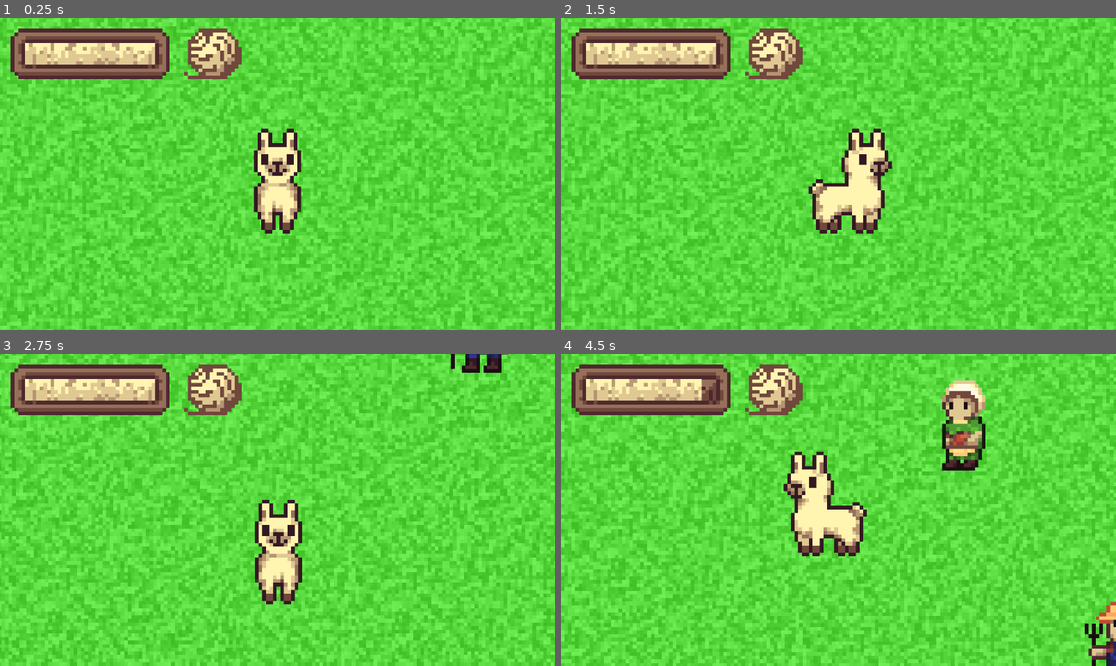
Above: before the commit, frames 1-4 (two rows, left to right).
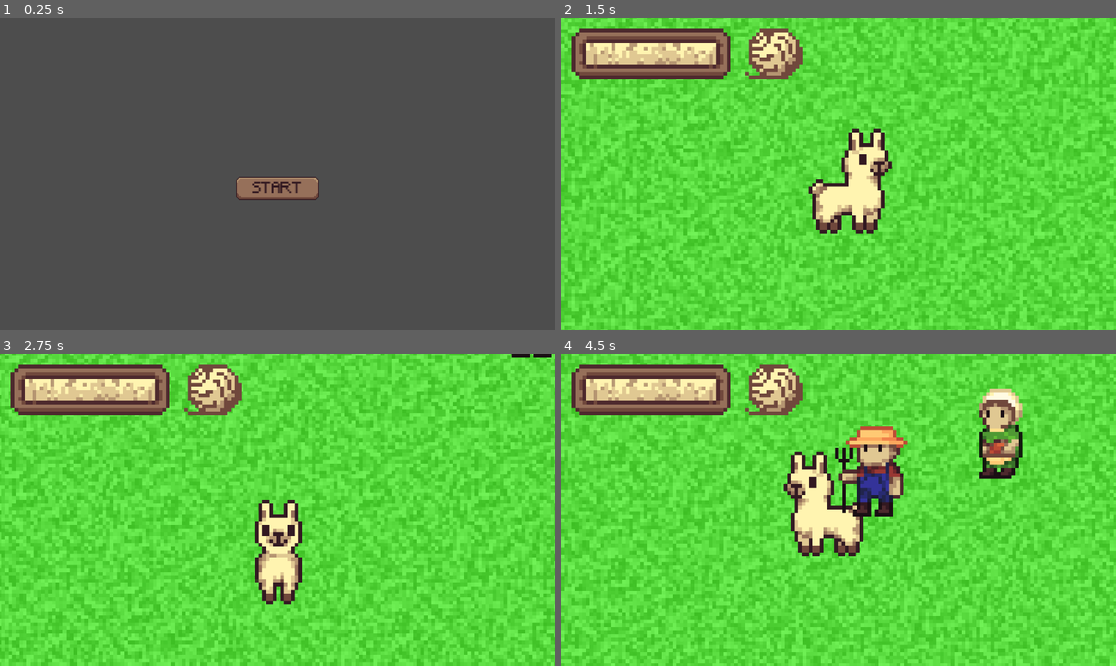
Above: after the commit, the same moments.

Repository: k4444th/Shear-Madness
Game: Godot game, scene res://scenes/startmenu.tscn
The game is run twice, just before and just after one commit, with the same random seed, the same clock (stepped at 60 frames per second) and the same inputs. Before the commit the project starts from res://scenes/main.tscn.
Inputs (mouse positions are in pixels of both pictures, inside the frame that each line leads up to):
- Up to frame 1 (0.25 s): no input
- Up to frame 2 (1.5 s): click (838, 192) at 0.5 s, where only the run after the commit has a clickable "START"; tap Enter at 1.25 s; move the mouse to (960, 158) at 1.27 s; hold D (Right) from 1.28 s (still down); click (960, 158) at 1.42 s
- Up to frame 3 (2.75 s): move the mouse to (166, 525) at 2.02 s; release D (Right) at 2.03 s; hold S (Down) from 2.03 s (still down)
- Up to frame 4 (4.5 s): move the mouse to (894, 441) at 2.77 s; release S (Down) at 2.78 s; hold D (Right) 2.78-3.53 s; move the mouse to (810, 572) at 3.52 s; hold W (Up) 3.53-4.28 s; click (810, 572) at 3.67 s; move the mouse to (1005, 556) at 4.27 s; hold A (Left) from 4.28 s (still down)

The runs differ from the first frame. In frame 1, 100% of the frame differs, in the area x 0-100%, y 0-100%; in frame 2, nothing differs; in frame 3, 0.5%; in frame 4, 7.2%.

Commit message:
Add startscreen

Diff:
--- a/project.godot
+++ b/project.godot
@@ -11,7 +11,7 @@
 [application]
 
 config/name="Shear Madness"
-run/main_scene="uid://hit7gtc8l11g"
+run/main_scene="uid://dy28qprjs4wqe"
 config/features=PackedStringArray("4.4", "Forward Plus")
 boot_splash/bg_color=Color(0.920995, 0.920995, 0.920995, 1)
 boot_splash/use_filter=false
@@ -25,6 +25,10 @@
 [display]
 
 window/size/mode=3
+
+[gui]
+
+theme/custom_font="uid://bdeo7rrn25xpi"
 
 [input]
 
--- a/scenes/buttons/startButton.tscn
+++ b/scenes/buttons/startButton.tscn
@@ -5,4 +5,6 @@
 [node name="StartButton" instance=ExtResource("1_mq8t3")]
 
 [node name="Text" parent="." index="0"]
+offset_top = 8.0
+offset_bottom = 24.0
 text = "START"
--- a/scenes/startmenu.tscn
+++ b/scenes/startmenu.tscn
@@ -7,5 +7,10 @@
 script = ExtResource("1_u4tt2")
 
 [node name="Camera2D" type="Camera2D" parent="."]
+zoom = Vector2(2, 2)
 
 [node name="StartButton" parent="." instance=ExtResource("2_t0y3k")]
+offset_left = -43.0
+offset_right = 43.0
+
+[connection signal="pressed" from="StartButton" to="." method="_on_start_button_pressed"]
--- a/scripts/button.gd
+++ b/scripts/button.gd
@@ -3,7 +3,7 @@
 @onready var text = $Text
 
 func _on_mouse_entered() -> void:
-	text.position.y = 1
+	text.position.y = 5
 
 func _on_mouse_exited() -> void:
-	text.position.y = 3
+	text.position.y = 8
--- a/scripts/startmenu.gd
+++ b/scripts/startmenu.gd
@@ -1,6 +1,4 @@
 extends Node
 
-@onready var camera := $Camera2D
-
-func _ready() -> void:
-	camera.zoom = Gamemanger.gameData["settings"]["zoom"]
+func _on_start_button_pressed() -> void:
+	get_tree().change_scene_to_file("res://scenes/main.tscn")
Binary file added: assets/font/Minecraft.ttf
Not shown, added: assets/font/Minecraft.ttf.import
